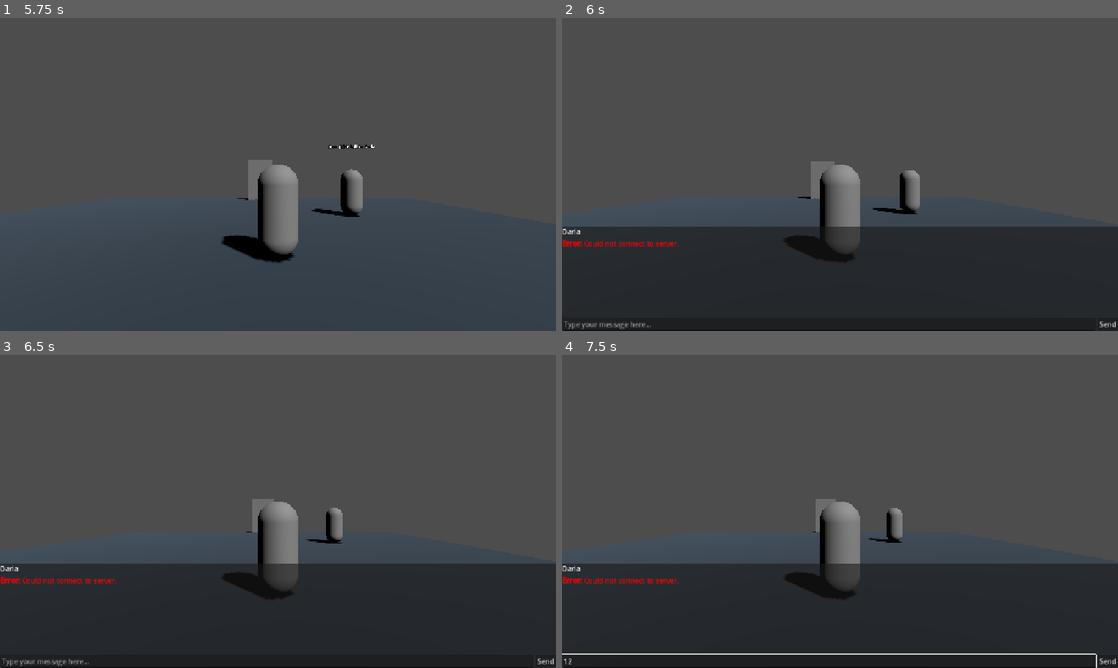
Above: before the commit, frames 1-4 (two rows, left to right).
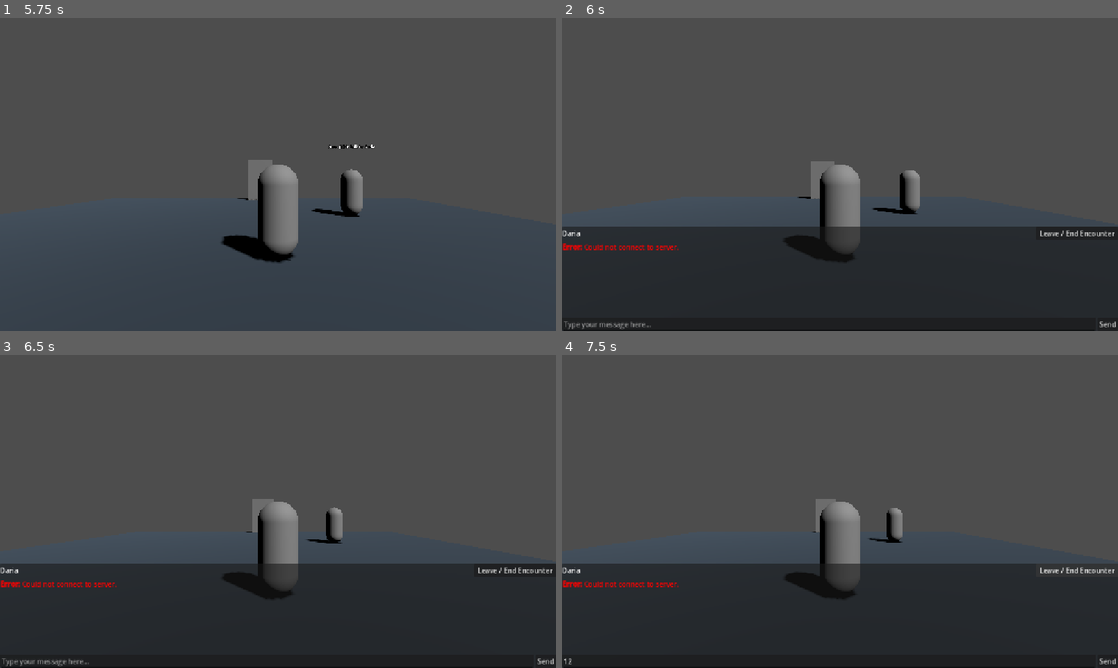
Above: after the commit, the same moments.

Repository: ahmad-ovh/THRESHOLD
Game: Godot game, scene res://scenes/main_menu/MainMenu.tscn
Two runs of this game, one before a commit and one after it. Both use one fixed random seed, a clock stepped at 60 frames per second and the inputs below.
Inputs (mouse positions are in pixels of both pictures, inside the frame that each line leads up to):
- Up to frame 1 (5.75 s): click "Start Game" at 0.5 s; move the mouse to (400, 158) at 1.27 s; hold D (move_right) 1.28-2 s; hold E (interact) 1.28-2 s; click (400, 158) at 1.42 s; drag from (166, 190) to (250, 237) at 2.02 s; tap Enter at 2.75 s; move the mouse to (333, 105) at 2.77 s; hold D (move_right) 2.78-3.5 s; hold J (toggle_journal) 2.78-3.5 s; drag from (250, 237) to (111, 127) at 3.52 s; tap Space at 4.25 s; move the mouse to (444, 221) at 4.27 s; hold A (move_left) 4.28-5 s; hold Shift (sprint) 4.28-5 s; drag from (111, 127) to (194, 96) at 5.02 s
- Up to frame 2 (6 s): tap Enter at 5.75 s; move the mouse to (867, 174) at 5.77 s; hold S (move_backward) from 5.78 s (still down); hold E (interact) from 5.78 s (still down); click (867, 174) at 5.92 s
- Up to frame 3 (6.5 s): keep holding S (move_backward); keep holding E (interact)
- Up to frame 4 (7.5 s): release S (move_backward) at 6.5 s; release E (interact) at 6.5 s; click (828, 661) at 6.52 s; type "12" at 6.6 s; click (1079, 570) at 7.25 s, where only the run after the commit has a clickable "Leave / End Encounter"

Frame 1 is identical in both runs. In frame 2, 0.6% of the frame differs, in the area x 0-100%, y 67-75%; in frame 3, 0.6%; in frame 4, 1.0%, in the area x 0-100%, y 67-100%.

Commit message:
feat: add early encounter leave button and fix OverviewModal null string operand safety

Diff:
--- a/client/scenes/ui/DialogueUI.gd
+++ b/client/scenes/ui/DialogueUI.gd
@@ -3,11 +3,13 @@
 
 @onready var speaker_label: Label = $DialogueBox/VBoxContainer/HeaderContainer/SpeakerLabel
 @onready var loading_label: Label = $DialogueBox/VBoxContainer/HeaderContainer/LoadingLabel
+@onready var leave_button: Button = $DialogueBox/VBoxContainer/HeaderContainer/LeaveButton
 @onready var dialogue_text: RichTextLabel = $DialogueBox/VBoxContainer/DialogueText
 @onready var message_input: LineEdit = $DialogueBox/VBoxContainer/InputContainer/MessageInput
 @onready var send_button: Button = $DialogueBox/VBoxContainer/InputContainer/SendButton
 
 signal message_submitted(text: String)
+signal leave_requested
 
 var dialogue_history: Array[String] = []
 var active_npc_name: String = ""
@@ -19,6 +21,7 @@
 	visible = false
 	loading_label.visible = false
 	send_button.pressed.connect(_on_send_pressed)
+	leave_button.pressed.connect(_on_leave_pressed)
 	message_input.text_submitted.connect(_on_text_submitted)
 
 func _process(delta: float) -> void:
@@ -39,6 +42,7 @@
 	dialogue_text.text = "[color=yellow][i]Approaching " + active_npc_name + "... Connecting to conversation...[/i][/color]"
 	message_input.editable = false
 	send_button.disabled = true
+	leave_button.disabled = true
 	loading_label.visible = true
 	loading_label.text = "⏳ Connecting..."
 
@@ -55,6 +59,7 @@
 
 	message_input.editable = true
 	send_button.disabled = false
+	leave_button.disabled = false
 	message_input.placeholder_text = "Type your response here..."
 	message_input.grab_focus()
 
@@ -73,6 +78,7 @@
 	message_input.editable = false
 	message_input.placeholder_text = active_npc_name + " is thinking..."
 	send_button.disabled = true
+	leave_button.disabled = false # Player can leave even while NPC is thinking!
 	_update_history_with_thinking(".")
 
 func stop_thinking() -> void:
@@ -93,6 +99,7 @@
 	message_input.editable = true
 	message_input.placeholder_text = "Type your response here..."
 	send_button.disabled = false
+	leave_button.disabled = false
 	message_input.grab_focus()
 
 func display_error(error_msg: String) -> void:
@@ -101,6 +108,7 @@
 	_refresh_dialogue_text()
 	message_input.editable = true
 	send_button.disabled = false
+	leave_button.disabled = false
 
 func close_dialogue() -> void:
 	stop_thinking()
@@ -129,3 +137,6 @@
 		message_input.text = ""
 		append_player_message(txt)
 		message_submitted.emit(txt)
+
+func _on_leave_pressed() -> void:
+	leave_requested.emit()
--- a/client/scenes/ui/DialogueUI.tscn
+++ b/client/scenes/ui/DialogueUI.tscn
@@ -30,6 +30,10 @@
 layout_mode = 2
 text = "💭 Thinking..."
 
+[node name="LeaveButton" type="Button" parent="DialogueBox/VBoxContainer/HeaderContainer"]
+layout_mode = 2
+text = " Leave / End Encounter "
+
 [node name="DialogueText" type="RichTextLabel" parent="DialogueBox/VBoxContainer"]
 custom_minimum_size = Vector2(0, 120)
 layout_mode = 2
--- a/client/scenes/ui/OverviewModal.gd
+++ b/client/scenes/ui/OverviewModal.gd
@@ -19,11 +19,15 @@
 func show_settlement(end_data: Dictionary, level_data: Dictionary = {}) -> void:
 	visible = true
 
-	var summary = end_data.get("encounter_summary", {})
-	var perf = summary.get("performance_outcome", "NEUTRAL").to_upper()
-	var narr = summary.get("narrative_outcome", "The encounter reached a conclusion.")
-	var obs = end_data.get("observer_event", {})
-	var lvl_up = end_data.get("level_up", {})
+	var summary = end_data.get("encounter_summary") if end_data.has("encounter_summary") and end_data["encounter_summary"] != null else {}
+	var perf_val = summary.get("performance_outcome", "NEUTRAL") if summary.has("performance_outcome") and summary["performance_outcome"] != null else "NEUTRAL"
+	var perf = str(perf_val).to_upper()
+
+	var narr_val = summary.get("narrative_outcome", "The encounter reached a conclusion.") if summary.has("narrative_outcome") and summary["narrative_outcome"] != null else "The encounter reached a conclusion."
+	var narr_str = str(narr_val)
+
+	var obs = end_data.get("observer_event") if end_data.has("observer_event") and end_data["observer_event"] != null else {}
+	var lvl_up = end_data.get("level_up") if end_data.has("level_up") and end_data["level_up"] != null else {}
 
 	# Set Performance Badge
 	outcome_badge.text = " PERFORMANCE: " + perf + " "
@@ -35,19 +39,28 @@
 		_:
 			outcome_badge.add_theme_color_override("font_color", Color(0.9, 0.8, 0.2))
 
-	narrative_text.text = "[b]Outcome:[/b]\n" + narr
+	narrative_text.text = "[b]Outcome:[/b]\n" + narr_str
 
 	# Observer Event Reveal Card
-	if obs.get("fired", false):
+	if obs is Dictionary and obs.get("fired", false) == true:
 		observer_card.visible = true
-		observer_text.text = "👁️ " + obs.get("message", "Pattern observed in your communication.")
+		var msg = obs.get("message", "Pattern observed in your communication.")
+		observer_text.text = "👁️ " + str(msg)
 	else:
 		observer_card.visible = false
 
 	# Level Up Celebration Banner
-	if lvl_up.get("level_up", false) or level_data.get("level_up", false):
+	var is_lvl_up = false
+	var new_lvl = 2
+	if lvl_up is Dictionary and lvl_up.get("level_up", false) == true:
+		is_lvl_up = true
+		new_lvl = lvl_up.get("new_level", 2)
+	elif level_data is Dictionary and level_data.get("level_up", false) == true:
+		is_lvl_up = true
+		new_lvl = level_data.get("new_level", 2)
+
+	if is_lvl_up:
 		level_up_banner.visible = true
-		var new_lvl = lvl_up.get("new_level", level_data.get("new_level", 2))
 		level_up_text.text = "🎉 LEVEL UP! You reached Level " + str(new_lvl) + "!"
 	else:
 		level_up_banner.visible = false
--- a/client/singletons/EncounterManager.gd
+++ b/client/singletons/EncounterManager.gd
@@ -30,6 +30,10 @@
 	current_state = State.ACTIVE
 	dialogue_ui_ref.open_dialogue(res.get("npc_name", npc_id), res.get("opening_line", ""))
 
+func end_encounter_early() -> void:
+	if current_state == State.ACTIVE:
+		_finalize_encounter()
+
 func _on_player_message_submitted(text: String) -> void:
 	var res = await ApiClient.send_message(PlayerStore.player_id, active_npc_id, text)
 	if res.has("error"):
@@ -49,17 +53,20 @@
 		_finalize_encounter()
 
 func _finalize_encounter() -> void:
+	if current_state == State.RESOLVING:
+		return
 	current_state = State.RESOLVING
+
+	# Hide dialogue window immediately
+	if dialogue_ui_ref:
+		dialogue_ui_ref.close_dialogue()
+
 	var end_res = await ApiClient.end_interaction(PlayerStore.player_id, active_npc_id)
 
 	# Refresh player status after encounter end
 	var status = await ApiClient.get_player_status(PlayerStore.player_id)
 	if not status.has("error"):
 		PlayerStore.update_from_status(status)
-
-	# Hide dialogue window
-	if dialogue_ui_ref:
-		dialogue_ui_ref.close_dialogue()
 
 	# Present Settlement Overview Modal
 	if not end_res.has("error"):
@@ -79,6 +86,7 @@
 		dialogue_ui_ref = ui_scene.instantiate()
 		get_tree().root.add_child(dialogue_ui_ref)
 		dialogue_ui_ref.message_submitted.connect(_on_player_message_submitted)
+		dialogue_ui_ref.leave_requested.connect(end_encounter_early)
 
 func _ensure_overview_modal() -> void:
 	if not overview_modal_ref:
Not shown, added: client/scenes/ui/OverviewModal.gd.uid
Not shown, added: client/singletons/ToastManager.gd.uid
